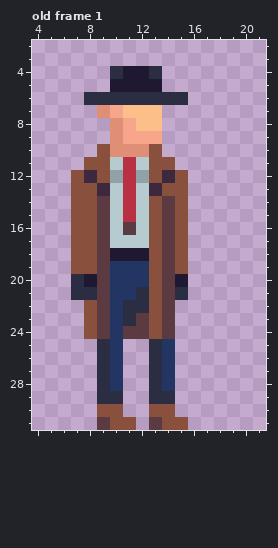
Pixel-art file, stored at Assets/Player/Player.ase. The first picture shows the starting point.
24x32 pixels, 15 frames. Shown: old frame 1: x 4..21, y 2..31. The commit also changed other frames, which this record leaves out.
The same view after the edit:
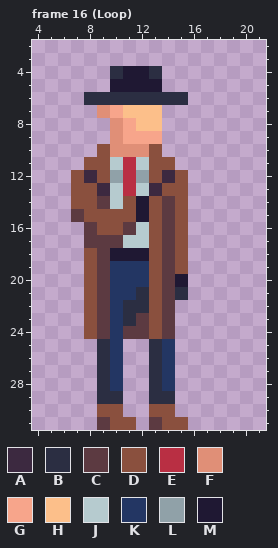
Palette (. is transparent): A #3c2940  B #2b2e42  C #5c3a41  D #8a503e  E #b92f43  F #e08f77  G #f7a58b  H #fcbf8a  J #b6cbcf  K #233663  L #90a1a8  M #1f1833
A new or re-ordered frame is compared with the old frame closest to it.
Message: Player Lose Animation
The exact change:
frames 15 -> 23
Frame 16 (Loop) is new; against old frame 1, layer "Body":
The author changed colour D to colour C in row 15 at x 7; in rows 16 to 17 at x 8.
The author changed colour J to colour C in row 17 at x 10.
The author changed colour B to colour D in row 21 at x 8.
The author changed colour C to colour D in rows 15 to 16 at x 9.
The author changed colour E to colour D in rows 14 to 15 at x 11.
The author changed colour J to colour D in rows 15 to 16 at x 10.
The author changed colour M to colour D in row 20 at x 8.
The author changed colour J to colour M in rows 14 to 15 at x 12.
Colour B is gone in rows 20 to 21 at x 7.
Colour D is gone in rows 16 to 19 at x 7.
